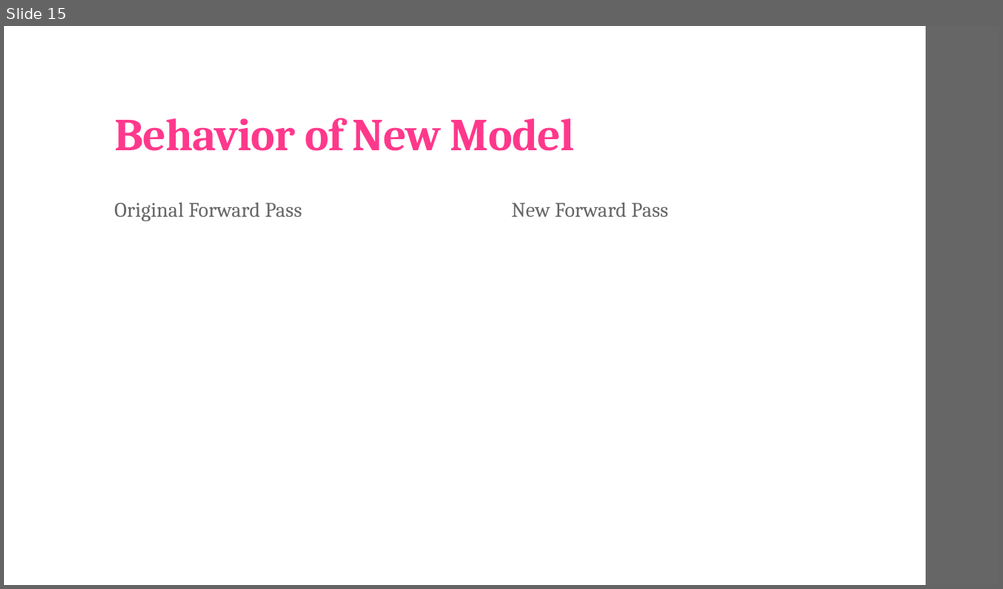
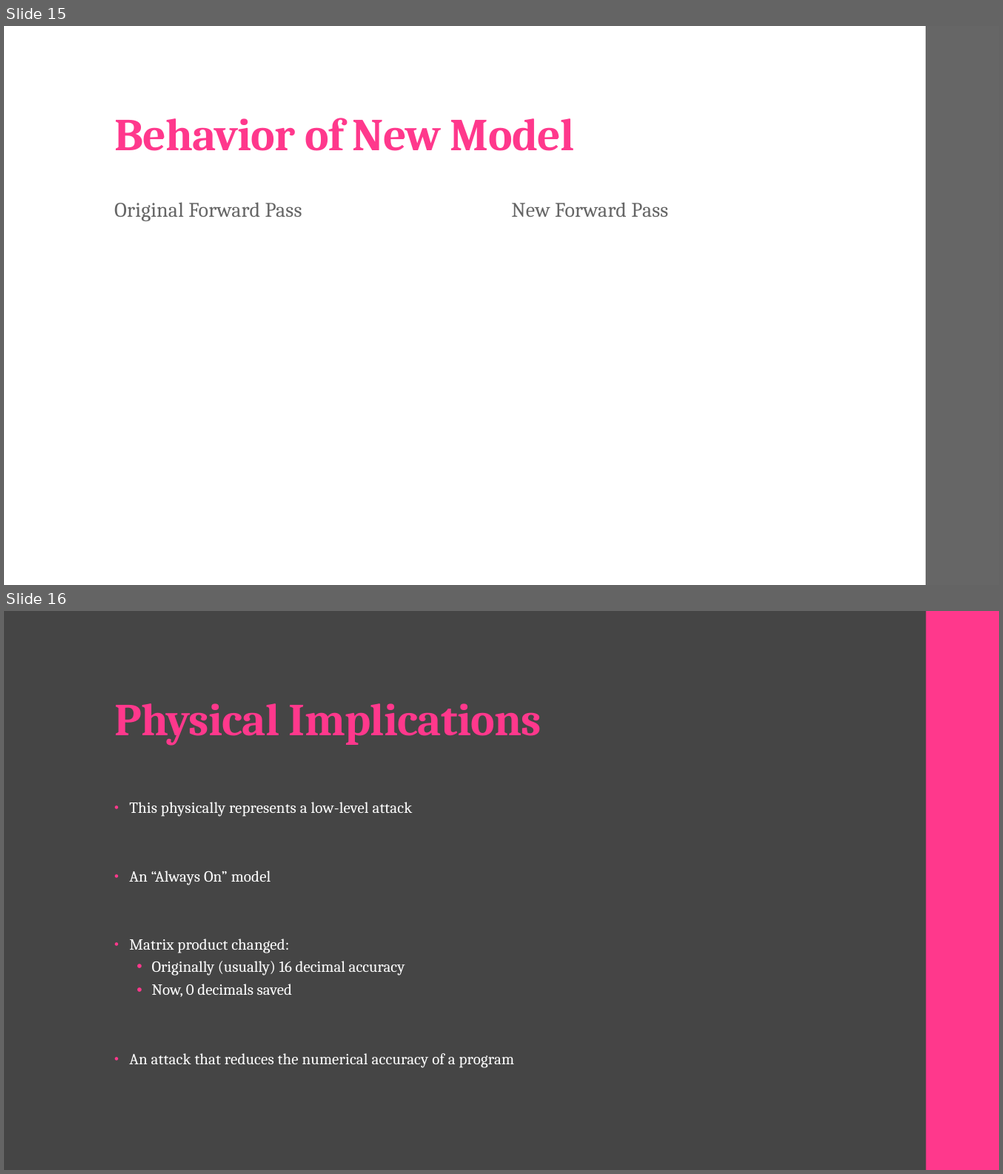
Before and after one commit to landonbuell/Convolutional-Neural-Networks, a slide deck: Presentations/02_04_2020/Modifying Layer Activations.pptx. Shown one above the other, each under a label of ours: slide 15 before the commit, slides 15 and 16 after it. The pictures are 1003x589 and 1003x1174 pixels, drawn with LibreOffice and Linux fonts; fonts in the diff are those of the drawing; grey boxes stand for pictures. Boxes give left, top, right and bottom in pixels: in the first picture for what was removed or moved away, otherwise in the second. Text is boxed around its words. In the diff, an @@ line names an element or a change of style, - is before the commit and + after.

```diff
--- a/Presentations/02_04_2020/Modifying Layer Activations.pptx
+++ b/Presentations/02_04_2020/Modifying Layer Activations.pptx
@@ slide 16 added at [4, 611, 999, 1170], background #454545 @@
@@ rectangle added at [4, 611, 999, 1170], fill #454545 @@
@@ rectangle added at [925, 611, 999, 1170], fill #FF388C @@
@@ title added at [114, 703, 541, 745], 44 pt, text #FF388C, bold @@
+Physical Implications
@@ text added at [129, 802, 514, 1068], 15 pt, text #FFFFFF @@
+• This physically represents a low-level attack
+• An “Always On” model
+• Matrix product changed:
+  • Originally (usually) 16 decimal accuracy
+  • Now, 0 decimals saved
+• An attack that reduces the numerical accuracy of a program
```
Also in this commit, not shown: 4 slides changed, 9 other slides added, 5 other files.
